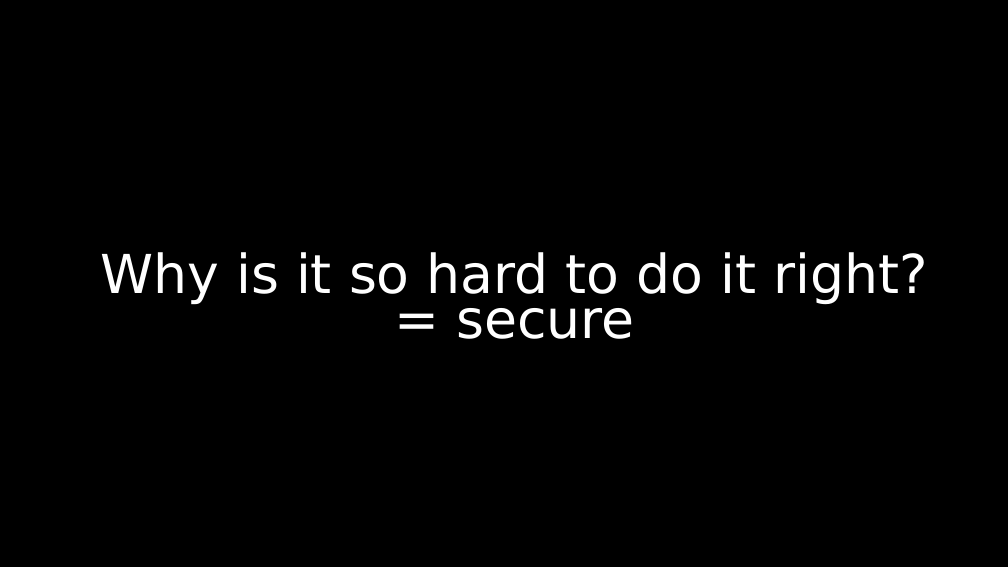
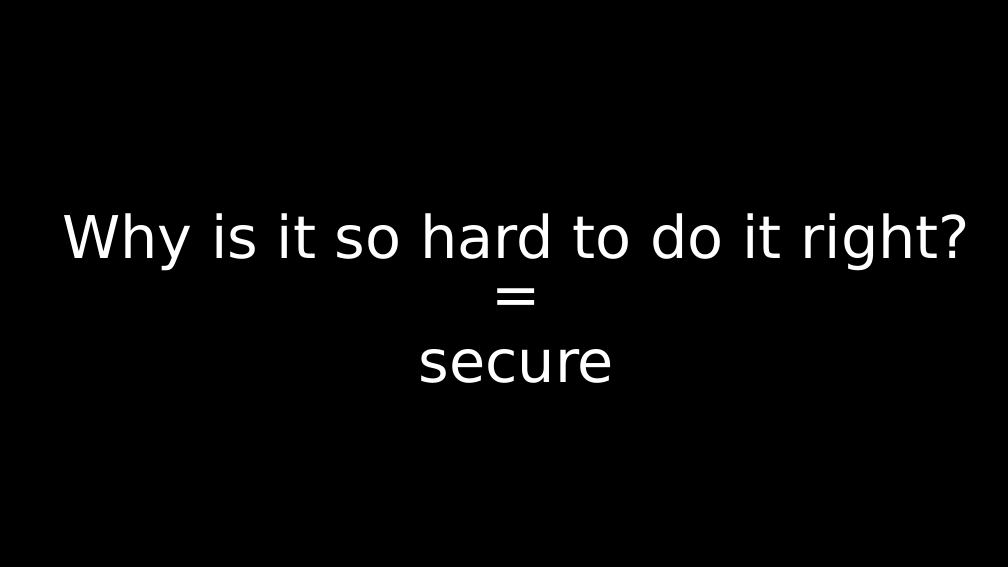
Before and after one commit to dschwarz91/websec-lecture, a slide deck: slide 11 of slides/1_Intro_and_Motivation.pptx. Drawn at 1008x567 pixels with LibreOffice and Linux fonts; fonts in the diff are those of the drawing. Boxes give left, top, right and bottom in pixels: in the first picture for what was removed or moved away, otherwise in the second. Text is boxed around its words. In the diff, an @@ line names an element or a change of style, - is before the commit and + after.

```diff
--- a/slides/1_Intro_and_Motivation.pptx
+++ b/slides/1_Intro_and_Motivation.pptx
@@ text at box(62, 213, 970, 383): text changed; size 51.1 to 56.1 pt @@
-Why is it so hard to do it right?
-= secure
+Why is it so hard to do it right?
+=
+secure
```
Also in this commit, not shown: 1 other slide changed, 1 other file.
